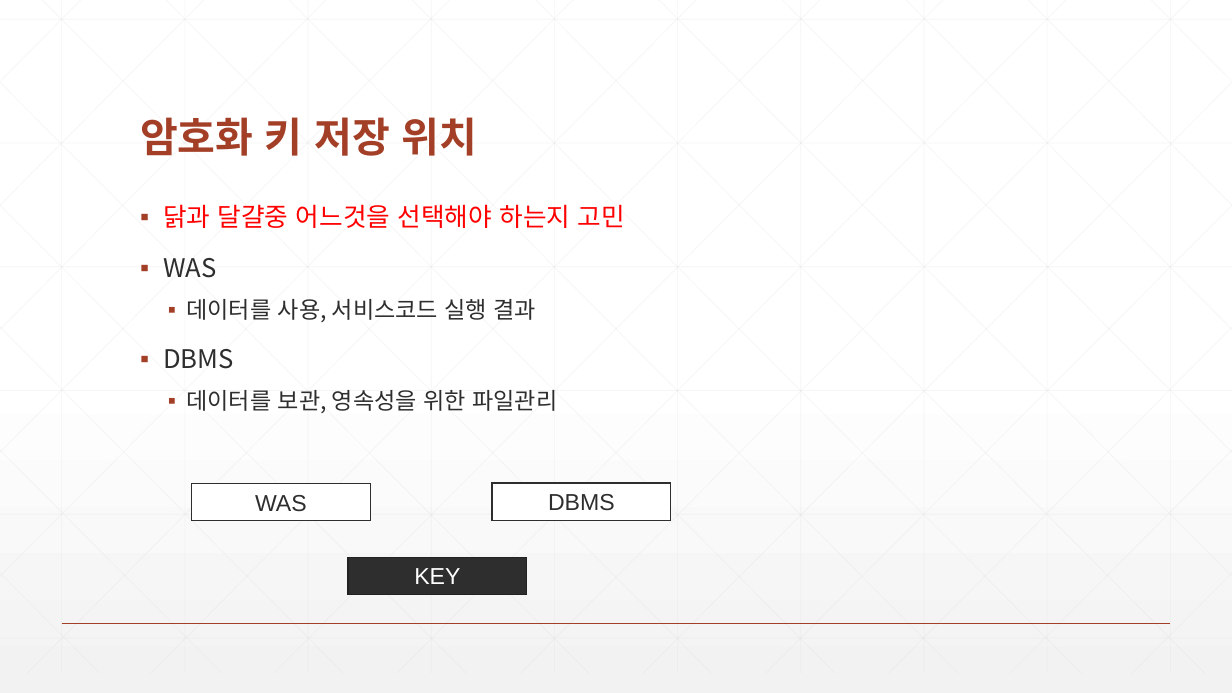
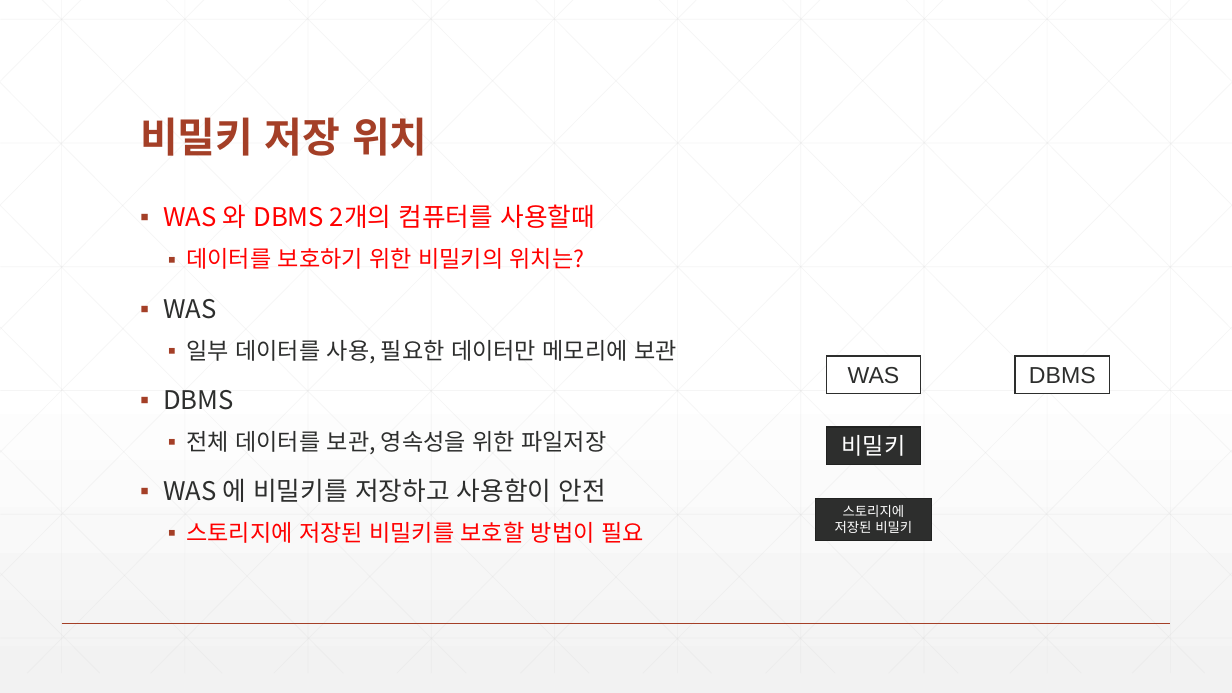
Before and after one commit to zeroshift01/code5, a slide deck: slide 2 of inflearn06/doc/6.(심화)암호화 키 저장 위치.pptx. Drawn at 1232x693 pixels with LibreOffice and Linux fonts; fonts in the diff are those of the drawing. Boxes give left, top, right and bottom in pixels: in the first picture for what was removed or moved away, otherwise in the second. Text is boxed around its words. In the diff, an @@ line names an element or a change of style, - is before the commit and + after.

```diff
--- a/inflearn06/doc/6.(심화)암호화 키 저장 위치.pptx
+++ b/inflearn06/doc/6.(심화)암호화 키 저장 위치.pptx
@@ title at <box>140,117,428,156</box>: text changed @@
-암호화 키 저장 위치
+비밀키 저장 위치
@@ text at <box>163,204,595,269</box>: text changed @@
-▪ 닭과 달걀중 어느것을 선택해야 하는지 고민
+▪ WAS 와 DBMS 2개의 컴퓨터를 사용할때
+  ▪ 데이터를 보호하기 위한 비밀키의 위치는?
@@ text at <box>186,340,677,363</box>: text changed @@
-  ▪ 데이터를 사용, 서비스코드 실행 결과
+  ▪ 일부 데이터를 사용, 필요한 데이터만 메모리에 보관
@@ rectangle "WAS": place and size @@
-rectangle "WAS" at <box>191,483,370,520</box>
+rectangle "WAS" at <box>826,356,921,393</box>
@@ rectangle "DBMS": place and size @@
-rectangle "DBMS" at <box>493,483,671,520</box>
+rectangle "DBMS" at <box>1016,356,1110,393</box>
@@ text at <box>163,431,644,543</box>: text changed @@
-  ▪ 데이터를 보관, 영속성을 위한 파일관리
+  ▪ 전체 데이터를 보관, 영속성을 위한 파일저장
+▪ WAS 에 비밀키를 저장하고 사용함이 안전
+  ▪ 스토리지에 저장된 비밀키를 보호할 방법이 필요
@@ rectangle added at <box>826,427,921,464</box>, fill #2D2E2D, outline #212221 1 pt, 18 pt, text #FFFFFF @@
+비밀키
@@ rectangle added at <box>815,498,932,540</box>, fill #2D2E2D, outline #212221 1 pt, 10.5 pt, text #FFFFFF @@
+스토리지에
+저장된 비밀키
@@ rectangle removed at <box>348,557,527,594</box> @@
-KEY
```
Also in this commit, not shown: 1 other slide changed.
